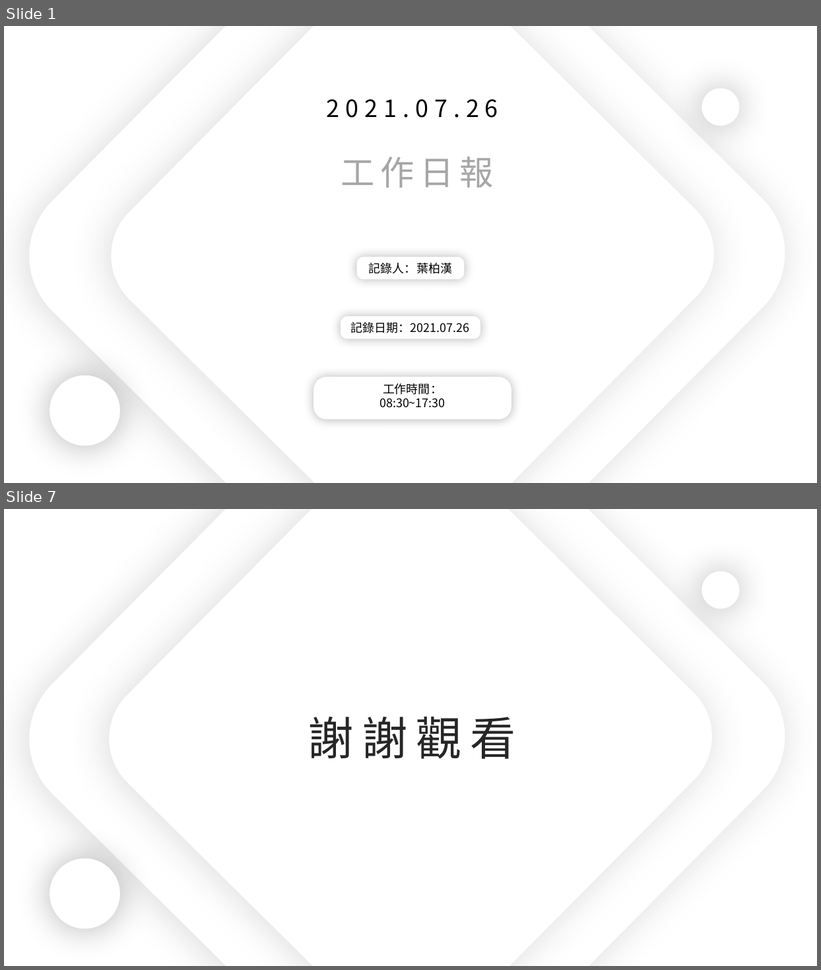
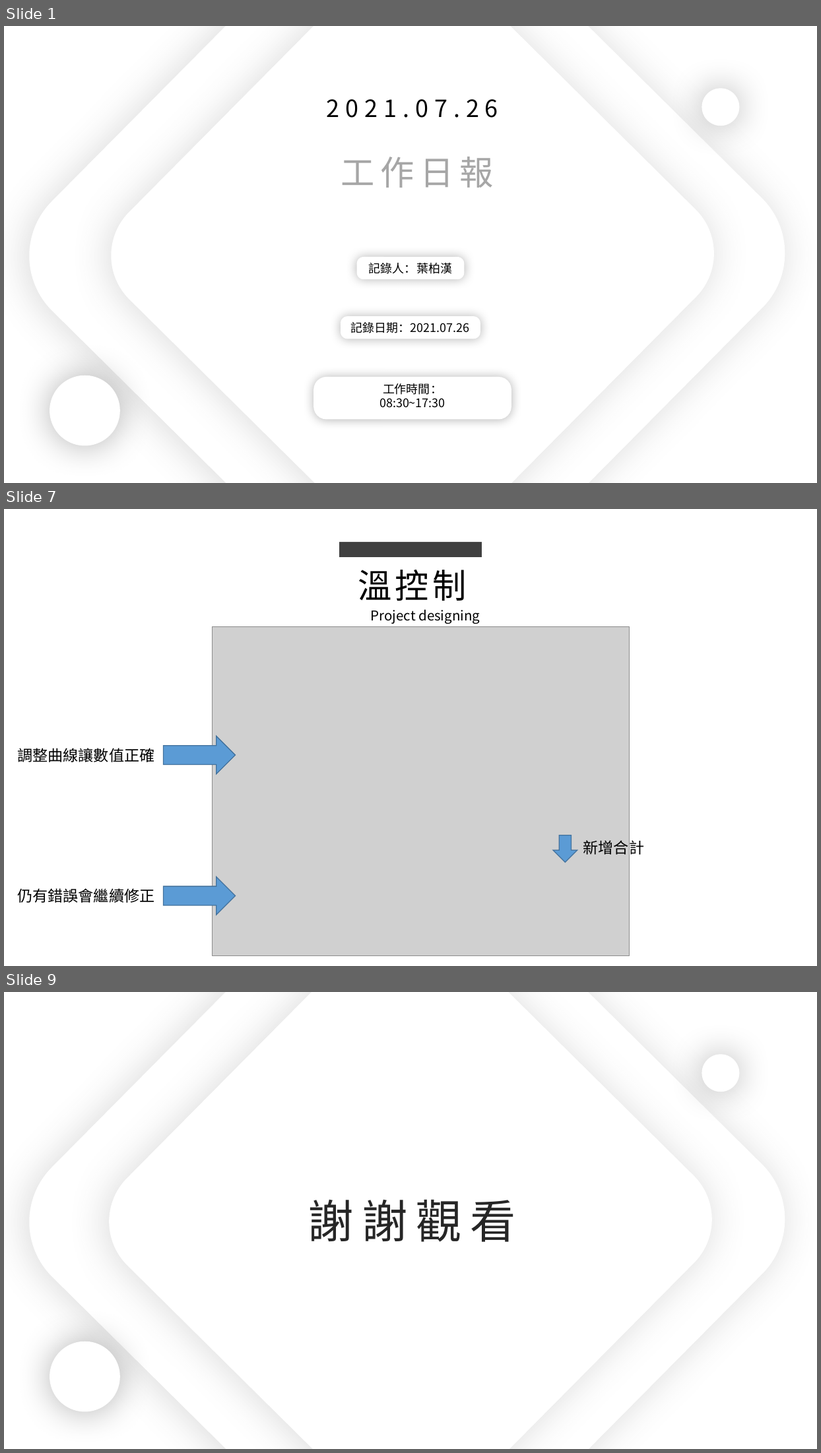
Before and after one commit to king637324/KnowledgeGreenhouseSystem, a slide deck: 工作日報_葉柏漢/2021.07/2021.07.26工作日報_葉柏漢.pptx. Shown one above the other, each under a label of ours: slides 1 and 7 before the commit, slides 1, 7 and 9 after it; the slides between them are not shown. The pictures are 821x970 and 821x1453 pixels, drawn with LibreOffice and Linux fonts; fonts in the diff are those of the drawing; grey boxes stand for pictures. Boxes give left, top, right and bottom in pixels: in the first picture for what was removed or moved away, otherwise in the second. Text is boxed around its words. In the diff, an @@ line names an element or a change of style, - is before the commit and + after.

```diff
--- a/工作日報_葉柏漢/2021.07/2021.07.26工作日報_葉柏漢.pptx
+++ b/工作日報_葉柏漢/2021.07/2021.07.26工作日報_葉柏漢.pptx
@@ slide 7 added at (4, 509, 817, 966), background #FFFFFF @@
@@ rectangle added at (339, 542, 482, 557), fill #404040 @@
@@ text added at (358, 569, 466, 601), 40 pt, text #000000 @@
+溫控制
@@ picture added at (212, 626, 629, 956) @@
@@ text added at (371, 609, 480, 624), 16 pt, text #000000 @@
+Project designing
@@ right arrow added at (163, 737, 235, 774), fill #5B9BD5, outline #43739E 1 pt @@
@@ text added at (17, 748, 154, 762), 18 pt, text #000000 @@
+調整曲線讓數值正確
@@ right arrow added at (553, 836, 578, 863), fill #5B9BD5, outline #43739E 1 pt @@
@@ text added at (583, 838, 644, 857), 18 pt, text #000000 @@
+新增合計
@@ right arrow added at (163, 877, 235, 916), fill #5B9BD5, outline #43739E 1 pt @@
@@ text added at (17, 889, 154, 903), 18 pt, text #000000 @@
+仍有錯誤會繼續修正
@@ what was slide 7 is now slide 9 @@
```
Also in this commit, not shown: 3 slides changed, 3 other slides added, 2 slides removed, 5 other files.
